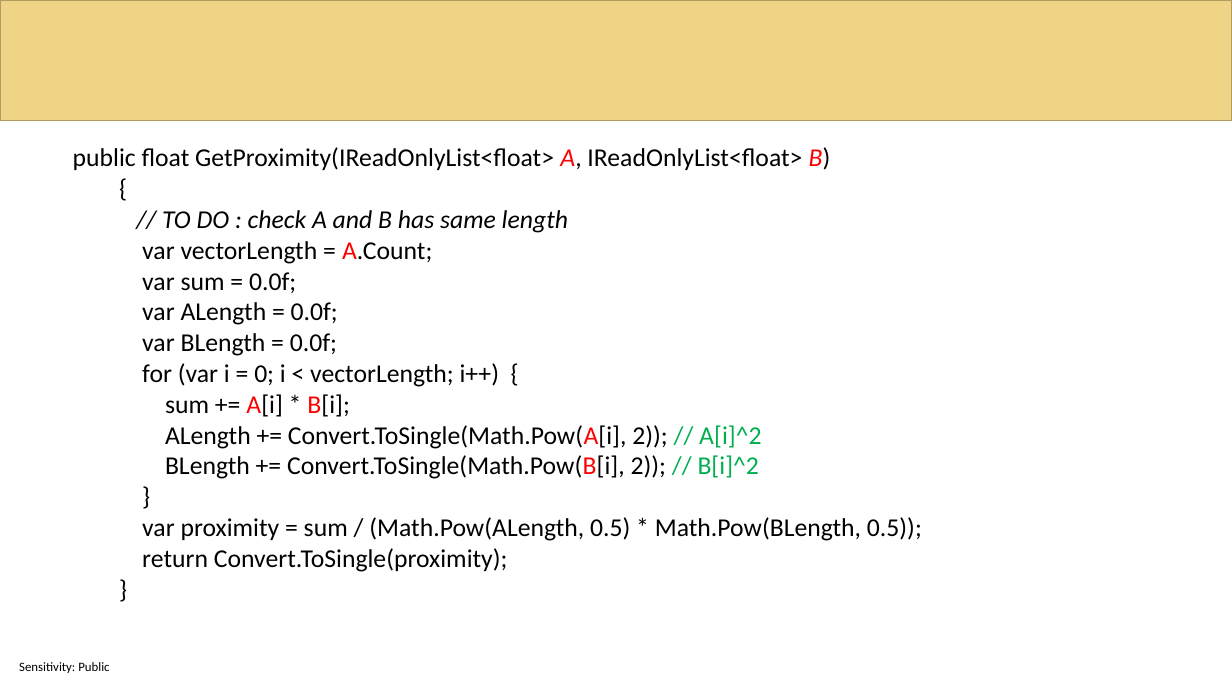
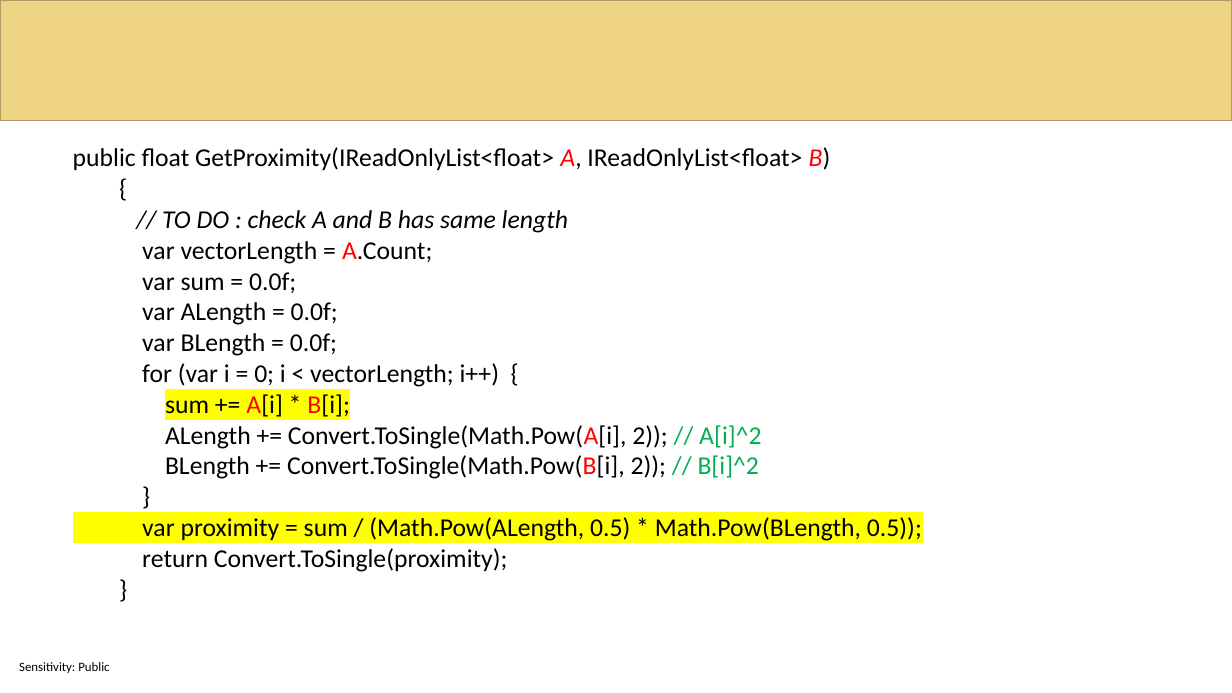
Before and after one commit to sabbadino/AzureDay2023Torino, a slide deck: slide 17 of sessions/room1_15_30/azure-day-ChatBot.pptx (slide 16 before the commit). Drawn at 1232x693 pixels with LibreOffice and Linux fonts; fonts in the diff are those of the drawing; background and template pictures are left out. Boxes give left, top, right and bottom in pixels: in the first picture for what was removed or moved away, otherwise in the second. Text is boxed around its words. In the diff, an @@ line names an element or a change of style, - is before the commit and + after.

```diff
--- a/sessions/room1_15_30/azure-day-ChatBot.pptx
+++ b/sessions/room1_15_30/azure-day-ChatBot.pptx
@@ text at (142,394,922,541): highlight none to #FFFF00 in "sum += A[i] * B[i];", "var proximity = sum / (Math.Pow(ALength, 0.5) ..." @@
```
Also in this commit, not shown: 9 other slides changed, 2 slides added, 3 slides removed, 1 other file.
